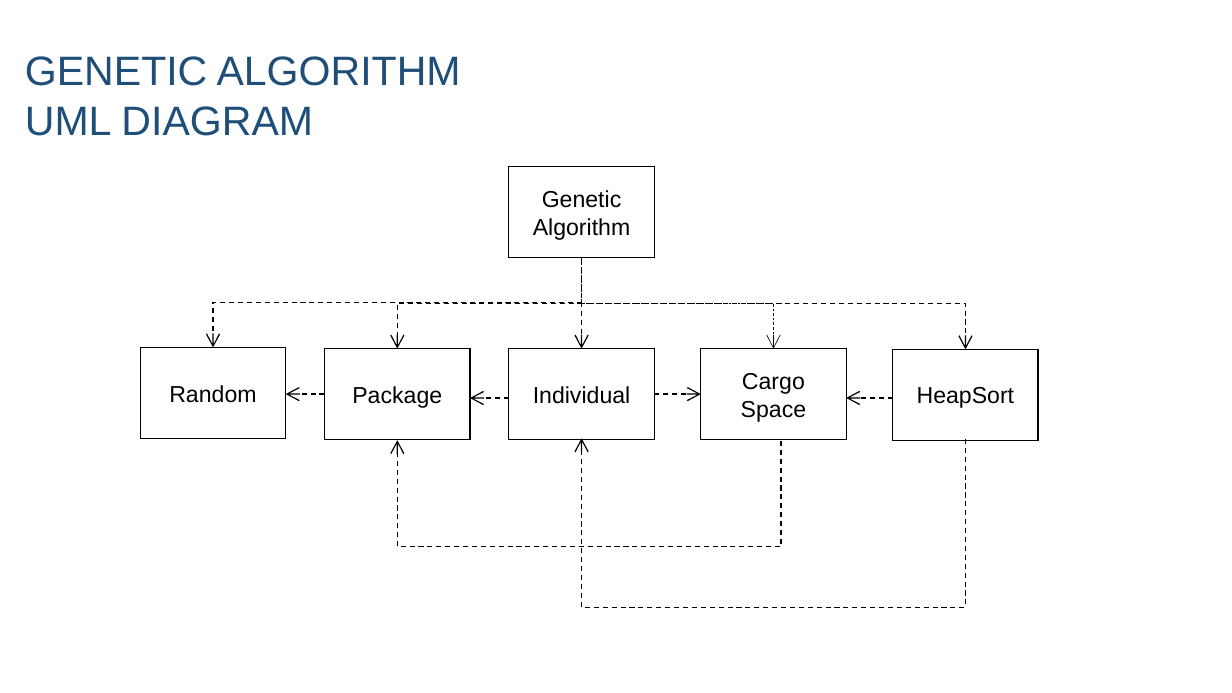
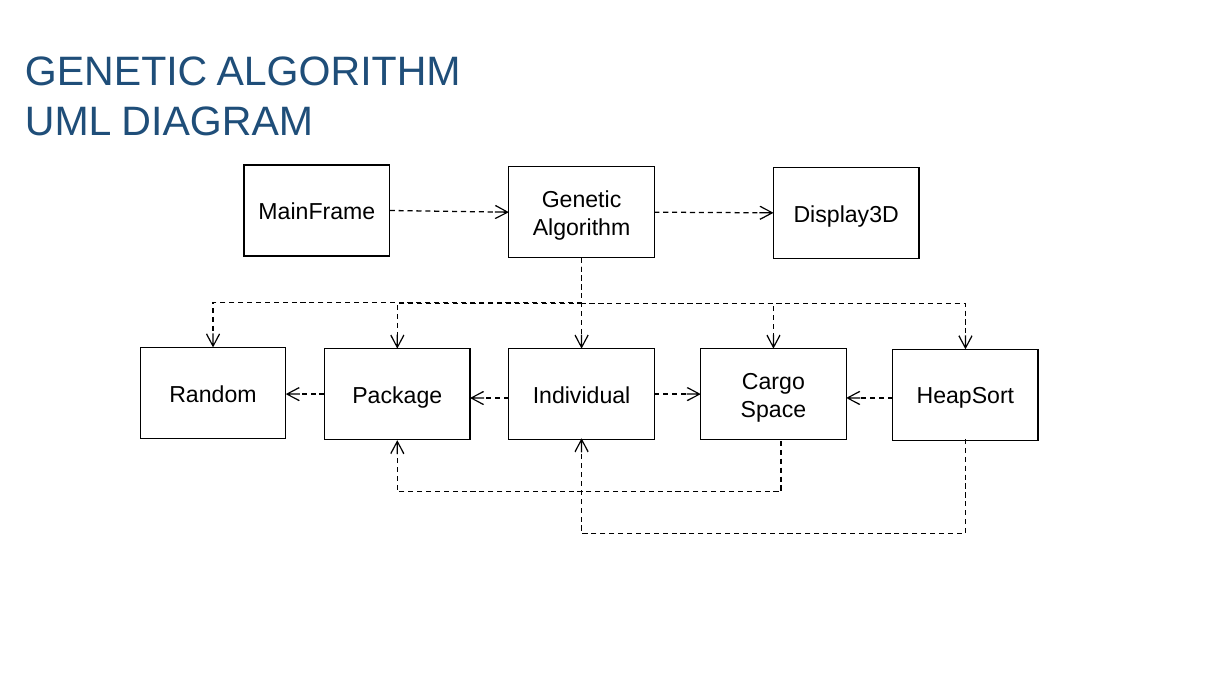
Before and after one commit to swengeler/PP3, a slide deck: slide 1 of Report, presentation and related stuff/Diagrams.pptx. Drawn at 1232x693 pixels with LibreOffice and Linux fonts; fonts in the diff are those of the drawing. Boxes give left, top, right and bottom in pixels: in the first picture for what was removed or moved away, otherwise in the second. Text is boxed around its words. In the diff, an @@ line names an element or a change of style, - is before the commit and + after.

```diff
--- a/Report, presentation and related stuff/Diagrams.pptx
+++ b/Report, presentation and related stuff/Diagrams.pptx
@@ rectangle added at (x1=244, y1=165, x2=389, y2=256), fill #FFFFFF, outline #000000 1 pt, 18 pt, text #000000 @@
+MainFrame
@@ rectangle added at (x1=774, y1=167, x2=919, y2=258), fill #FFFFFF, outline #000000 1 pt, 18 pt, text #000000 @@
+Display3D
@@ arrow added from (390, 211) to (509, 213), #000000 1 pt dashed @@
@@ arrow added from (654, 213) to (774, 213), #000000 1 pt dashed @@
@@ elbow arrow (581, 258) - (774, 348): stroke #000000 0.5 pt dashed to #000000 1 pt dashed @@
@@ elbow arrow (781, 441) - (397, 440): route changed @@
@@ elbow arrow (966, 439) - (581, 438): route changed @@
```
Also in this commit, not shown: 3 other slides changed, 1 slide added, 14 other files.
